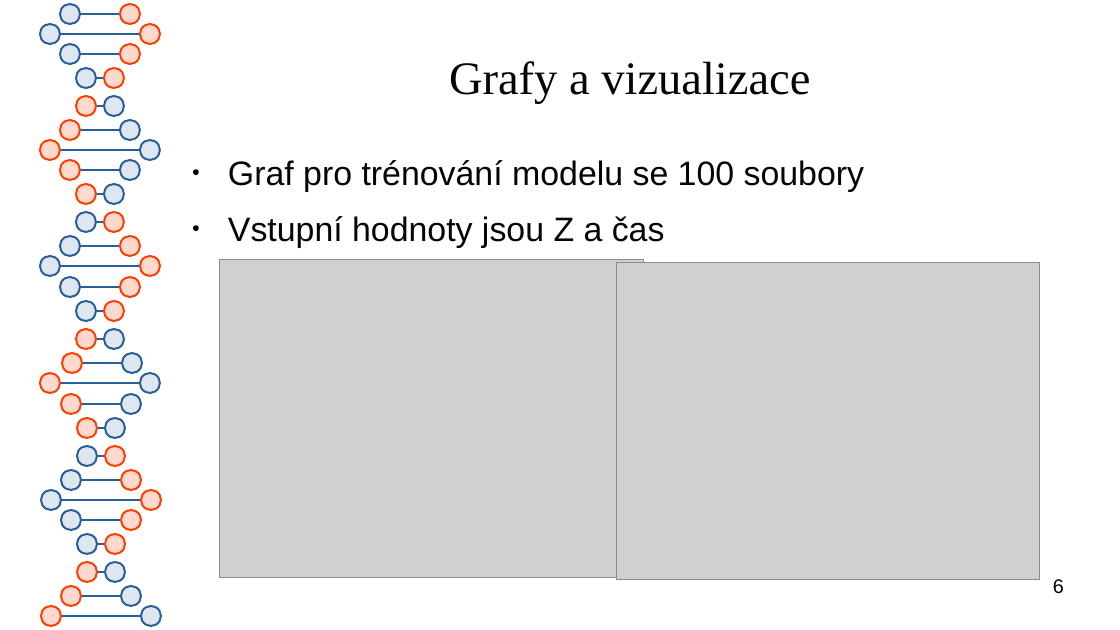
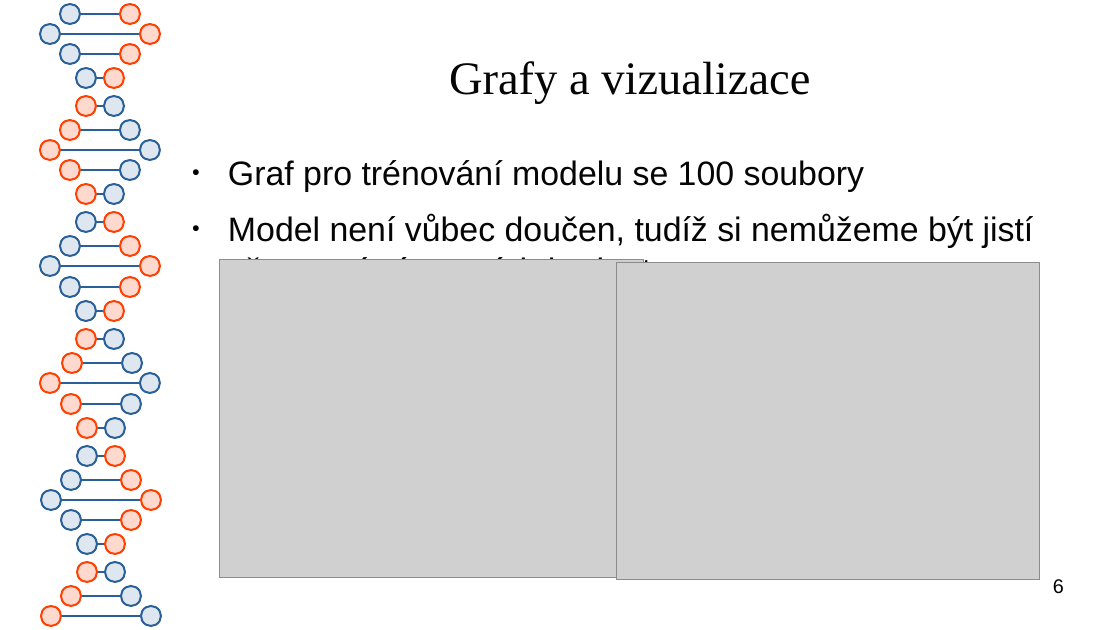
Before and after one commit to calamitymoon/skola, a slide deck: slide 6 of pvp/soutez/hackathon-2024/1. uloha/Prezentace.odp. Drawn at 1120x630 pixels with LibreOffice and Linux fonts; fonts in the diff are those of the drawing; grey boxes stand for pictures. Boxes give left, top, right and bottom in pixels: in the first picture for what was removed or moved away, otherwise in the second. Text is boxed around its words. In the diff, an @@ line names an element or a change of style, - is before the commit and + after.

Commit message:
update prezentacieee

```diff
--- a/pvp/soutez/hackathon-2024/1. uloha/Prezentace.odp
+++ b/pvp/soutez/hackathon-2024/1. uloha/Prezentace.odp
@@ text at [228,214,1034,288]: text changed @@
-● Vstupní hodnoty jsou Z a čas
+● Model není vůbec doučen, tudíž si nemůžeme být jistí přesností výstupních hodnot
```
